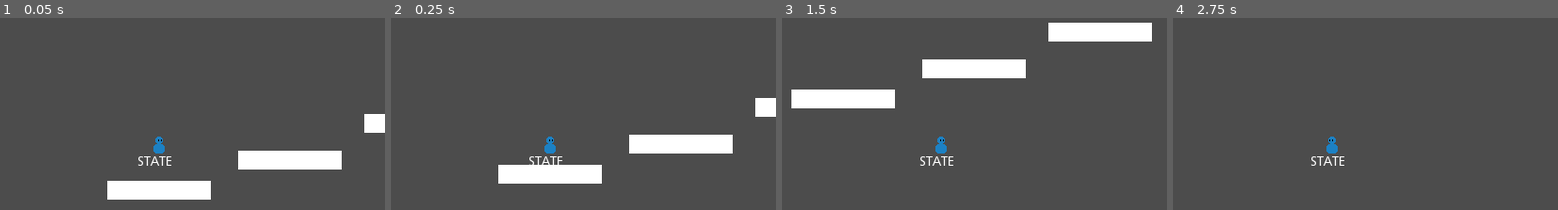
Above: before the commit, frames 1-4 (left to right).
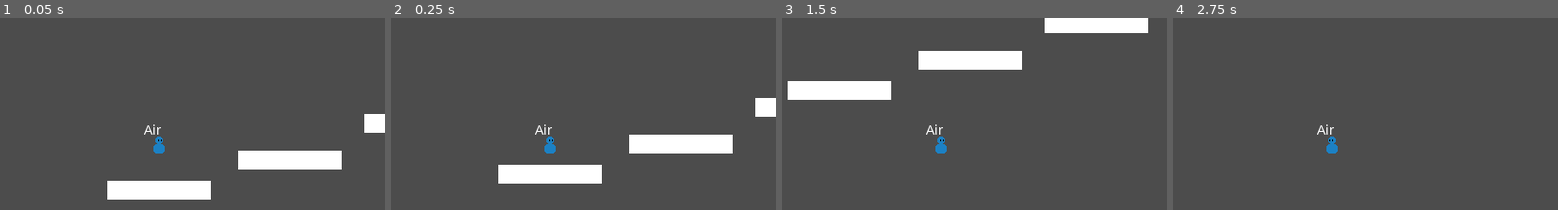
Above: after the commit, the same moments.

Repository: VuurMos/godot-3.5-platformer-character-controller
Game: Godot game, scene res://Game.tscn
Same seed, same stepped clock (60 frames per second), same inputs: the game is played once before the commit and once after it.
Inputs:
- Up to frame 1 (0.05 s): no input
- Up to frame 2 (0.25 s): no input
- Up to frame 3 (1.5 s): hold Space (jump) 0.53-1.28 s; hold Right (right) from 0.53 s (still down); tap Space (jump) at 1.35 s
- Up to frame 4 (2.75 s): tap Space (jump) at 1.52, 1.82 s; tap Enter at 2 s; release Right (right) at 2.03 s; hold Left (left) from 2.03 s (still down); hold Space (jump) from 2.03 s (still down)

The runs differ from the first frame. In frame 1, 0.3% of the frame differs, in the area x 35-45%, y 55-77%; in frame 2, 0.3%; in frame 3, 7.2%, in the area x 1-97%, y 0-77%; in frame 4, 0.3%.

Commit message:
Fixed move to air transition bug

Diff:
--- a/platformer-controller/player/PlatformController.tscn
+++ b/platformer-controller/player/PlatformController.tscn
@@ -6,6 +6,7 @@
 [ext_resource path="res://player/player-idle-state.gd" type="Script" id=4]
 [ext_resource path="res://player/player-air-state.gd" type="Script" id=5]
 [ext_resource path="res://player/player-move-state.gd" type="Script" id=6]
+[ext_resource path="res://player/state-label.gd" type="Script" id=7]
 
 [sub_resource type="CapsuleShape2D" id=1]
 radius = 6.0
@@ -31,11 +32,12 @@
 one_shot = true
 
 [node name="StateLabel" type="RichTextLabel" parent="."]
-margin_left = -23.0
-margin_top = 11.0
-margin_right = 22.0
-margin_bottom = 38.0
+margin_left = -16.0
+margin_top = -22.0
+margin_right = 29.0
+margin_bottom = 5.0
 text = "STATE"
+script = ExtResource( 7 )
 
 [node name="StateMachine" type="Node" parent="."]
 script = ExtResource( 3 )
--- a/platformer-controller/player/platform-controller.gd
+++ b/platformer-controller/player/platform-controller.gd
@@ -11,6 +11,12 @@
 onready var sprite = $Sprite
 onready var jump_buffer = $JumpTimers/JumpBuffer
 onready var coyote_timer = $JumpTimers/CoyoteTimer
+onready var state_machine = $StateMachine
+onready var state_label = $StateLabel
+
+func _ready():
+	state_machine.connect("transitioned", state_label, "update_label")
+
 
 func _input(event):
 	# Check if jump input has been pressed (recently with buffer)
@@ -21,7 +27,6 @@
 	# Check if should cancel jump early
 	if event.is_action_released("jump"):
 		jump_input = false
-		pass
 
 
 func _physics_process(delta):
--- a/platformer-controller/player/player-move-state.gd
+++ b/platformer-controller/player/player-move-state.gd
@@ -13,6 +13,7 @@
 		player.apply_acceleration(player.input_direction * player.acceleration * delta)
 		player.check_direction_facing()
 
+	player.apply_gravity()
 	player.apply_movement()
 
 	# If the player is not grounded, transition to the air state
--- a/platformer-controller/player/player-state-machine.gd
+++ b/platformer-controller/player/player-state-machine.gd
@@ -36,3 +36,4 @@
 	state = get_node(target_state_name)
 	state.enter(msg)
 	emit_signal("transitioned", state.name)
+	print(state.name)
--- /dev/null
+++ b/platformer-controller/player/state-label.gd
@@ -0,0 +1,4 @@
+extends RichTextLabel
+
+func update_label(new_text):
+	text = new_text
Not shown: 1 places in platformer-controller/player/PlatformController.tscn that only renumber resources
